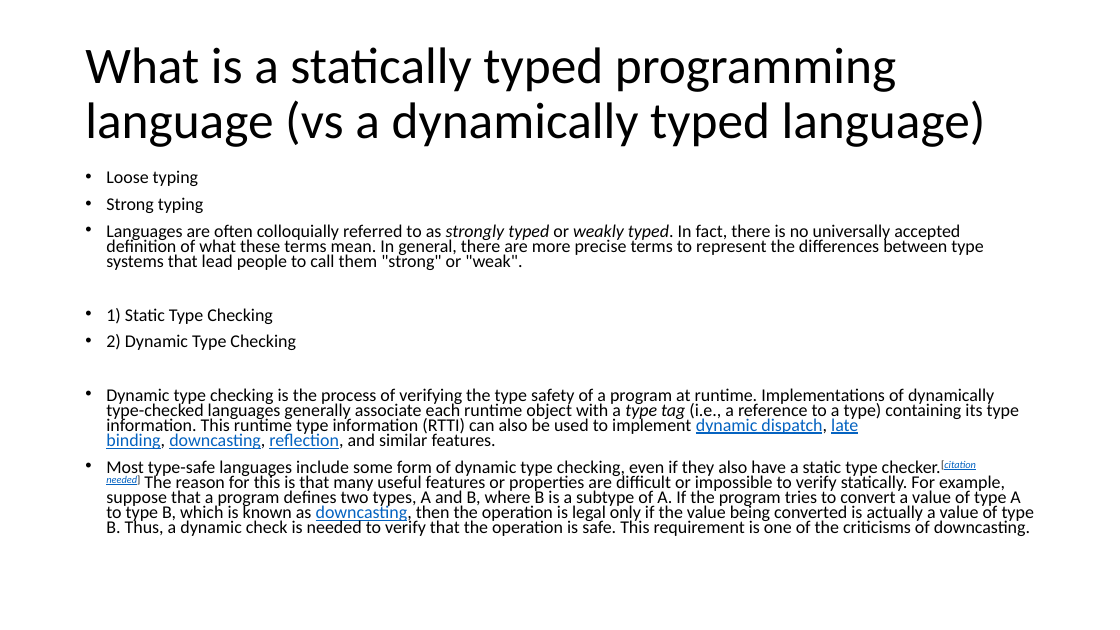
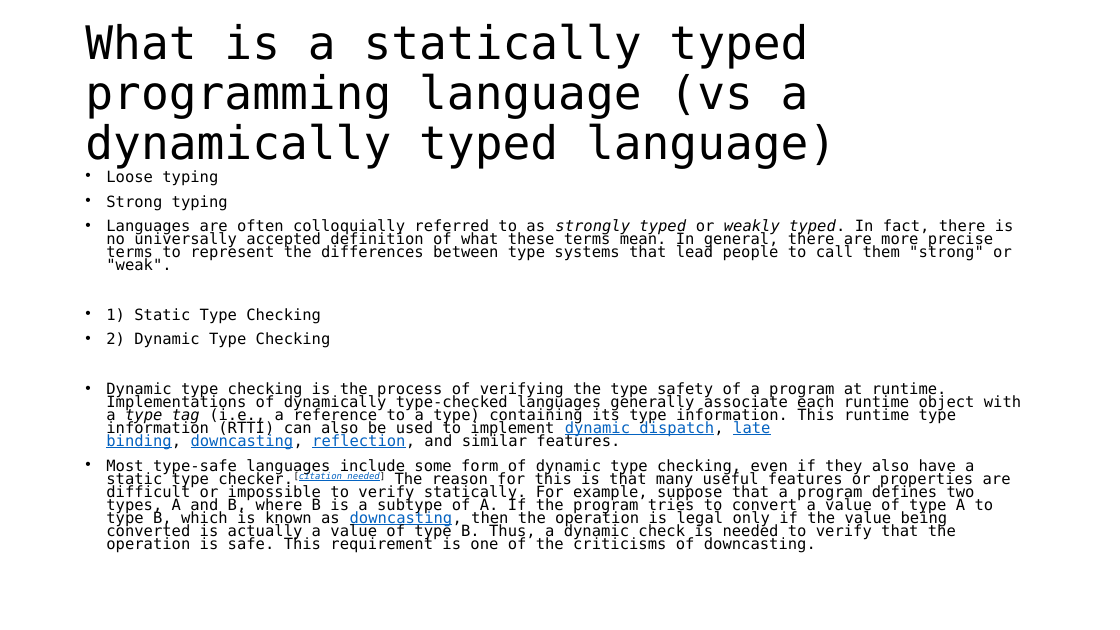
Before and after one commit to seanwestfall/algorithm_w_presentation, a slide deck: slide 7 of Presentation1.pptx. Drawn at 1120x630 pixels with LibreOffice and Linux fonts; fonts in the diff are those of the drawing. Boxes give left, top, right and bottom in pixels: in the first picture for what was removed or moved away, otherwise in the second. Text is boxed around its words. In the diff, an @@ line names an element or a change of style, - is before the commit and + after.

```diff
--- a/Presentation1.pptx
+++ b/Presentation1.pptx
@@ title "What is a statically typed ..." at (x1=85, y1=23, x2=836, y2=169): size 44 to 39.6 pt, font Calibri to DejaVu Sans Mono @@
@@ text "Loose typing" at (x1=106, y1=170, x2=1021, y2=553): size 15.4 to 13.3 pt, font Calibri to DejaVu Sans Mono @@
```
Also in this commit, not shown: 5 other slides changed.
